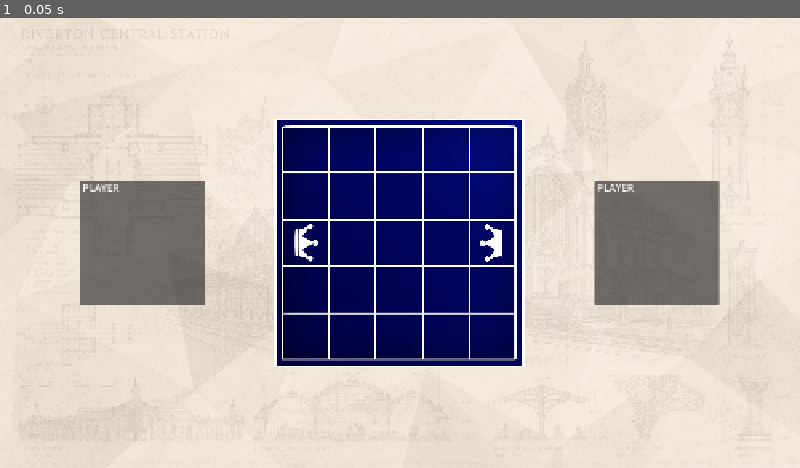
Above: before the commit, frame 1.
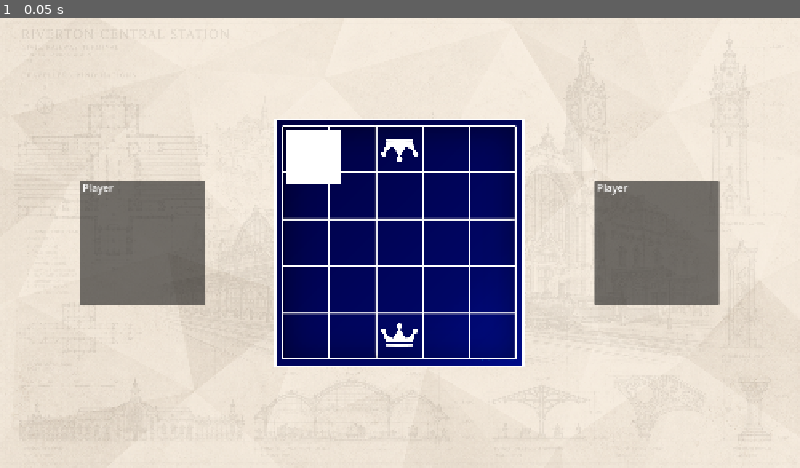
Above: after the commit, the same moment.

Repository: ryanh6/cardChess
Game: Godot game, scene res://scenes/screens/gameScreen.tscn
Two runs of this game, one before a commit and one after it. Both use one fixed random seed, a clock stepped at 60 frames per second and the inputs below. The project has no main scene, so this scene is started directly.
Inputs:
- Up to frame 1 (0.05 s): no input

The runs differ from the first frame. In frame 1, 4.4% of the frame differs, in the area x 11-80%, y 22-78%.
Error before the commit: Invalid assignment of property or key 'texture' with value of type 'Nil' on a base object of type 'null instance'. (res://scripts/interface/playerInterface.gd:…
Error after the commit: Invalid type in function 'connect' in base 'Signal'. Cannot convert argument 1 from Nil to Callable. (res://scripts/interface/cellInterface.gd:19)

Commit message:
Enabled access as unique node option
enabled access as unique node on various nodes in gameboard, player, card and cell to make code run

Diff:
--- /dev/null
+++ b/scenes/components/cardInterface.tscn
@@ -0,0 +1,30 @@
+[gd_scene format=3 uid="uid://bc5bvmcgqp5r5"]
+
+[ext_resource type="Script" uid="uid://bbuf1cl4b61q2" path="res://scripts/interface/cardInterface.gd" id="1_3fec2"]
+
+[node name="CardPanel" type="Button" unique_id=965759258]
+anchors_preset = 15
+anchor_right = 1.0
+anchor_bottom = 1.0
+grow_horizontal = 2
+grow_vertical = 2
+script = ExtResource("1_3fec2")
+
+[node name="CardIcon" type="TextureRect" parent="." unique_id=1366594272]
+unique_name_in_owner = true
+layout_mode = 0
+offset_right = 40.0
+offset_bottom = 40.0
+
+[node name="CardName" type="Label" parent="." unique_id=364786018]
+unique_name_in_owner = true
+layout_mode = 0
+offset_right = 40.0
+offset_bottom = 23.0
+
+[node name="SelectedBorder" type="Panel" parent="." unique_id=554412221]
+unique_name_in_owner = true
+visible = false
+layout_mode = 0
+offset_right = 40.0
+offset_bottom = 40.0
--- a/scenes/components/cellInterface.tscn
+++ b/scenes/components/cellInterface.tscn
@@ -13,16 +13,19 @@
 startingOwnerID = null
 
 [node name="HighlightColor" type="ColorRect" parent="." unique_id=72858949]
+unique_name_in_owner = true
 layout_mode = 0
 offset_right = 40.0
 offset_bottom = 40.0
 
 [node name="ThroneLabel" type="Label" parent="." unique_id=889343168]
+unique_name_in_owner = true
 layout_mode = 0
 offset_right = 40.0
 offset_bottom = 23.0
 
 [node name="PieceInterface" parent="." unique_id=1004829767 instance=ExtResource("1_utne3")]
+unique_name_in_owner = true
 layout_mode = 0
 anchors_preset = 0
 anchor_right = 0.0
--- a/scenes/components/gameBoardInterface.tscn
+++ b/scenes/components/gameBoardInterface.tscn
@@ -12,7 +12,8 @@
 grow_vertical = 2
 script = ExtResource("1_l61cb")
 
-[node name="TextureRect" type="TextureRect" parent="." unique_id=97364680]
+[node name="BoardTexture" type="TextureRect" parent="." unique_id=97364680]
+unique_name_in_owner = true
 layout_mode = 1
 anchors_preset = 15
 anchor_right = 1.0
@@ -24,6 +25,7 @@
 stretch_mode = 5
 
 [node name="CellGrid" type="GridContainer" parent="." unique_id=411142295]
+unique_name_in_owner = true
 layout_mode = 0
 offset_right = 40.0
 offset_bottom = 40.0
--- a/scenes/components/playerInterface.tscn
+++ b/scenes/components/playerInterface.tscn
@@ -17,18 +17,22 @@
 layout_mode = 2
 
 [node name="PlayerIcon" type="TextureRect" parent="Margins/Row" unique_id=54572932]
+unique_name_in_owner = true
 layout_mode = 2
 
 [node name="PlayerInfo" type="VBoxContainer" parent="Margins/Row" unique_id=722835718]
 layout_mode = 2
 
 [node name="PlayerName" type="Label" parent="Margins/Row/PlayerInfo" unique_id=644787706]
+unique_name_in_owner = true
 layout_mode = 2
 text = "PLAYER"
 horizontal_alignment = 1
 
 [node name="ScoreLabel" type="Label" parent="Margins/Row/PlayerInfo" unique_id=1909537317]
+unique_name_in_owner = true
 layout_mode = 2
 
 [node name="TurnLabel" type="Label" parent="Margins/Row/PlayerInfo" unique_id=1917136118]
+unique_name_in_owner = true
 layout_mode = 2
--- /dev/null
+++ b/scripts/interface/cardInterface.gd
@@ -0,0 +1,31 @@
+extends Button
+class_name CardInterface
+
+signal cardSelected(cardType: Card.type)
+
+var cardType: Card.type = Card.type.ROOK
+
+@onready var cardIcon: TextureRect = %CardIcon
+@onready var cardName: Label = %CardName
+@onready var border: Panel = %SelectedBorder
+
+func _ready():
+	pressed.connect(onPressed)
+	refresh()
+
+func setSelected(value: bool):
+	button_pressed = value
+	border.visible = value
+
+func refresh():
+	cardIcon.texture = Card.getIcon(cardType)
+	cardName.text = Card.getName(cardType)
+
+func setCardType(newCardType: Card.type):
+	cardType = newCardType
+
+	if is_node_ready():
+		refresh()
+
+func onPressed():
+	cardSelected.emit(cardType)
--- a/scripts/logic/moveCard.gd
+++ b/scripts/logic/moveCard.gd
@@ -14,8 +14,8 @@
 func _init(newType):
 	cardType = newType;
 
-func getName():
-	match(cardType):
+static func getName(requestedType: type):
+	match(requestedType):
 		type.ROOK:
 			return "Rook"
 		type.BISHOP:
@@ -28,10 +28,10 @@
 			return "JUMPER"
 	return ""
 
-func getIcon():
+static func getIcon(requestedType: type):
 	var asset: Texture2D
 
-	match(cardType):
+	match(requestedType):
 		type.ROOK:
 			asset = preload("res://assets/rookCard.png")
 		type.BISHOP:
@@ -70,7 +70,7 @@
 
 			for locations in adjacent:
 				if gameBoard.pieceAt(gamePiece.piecePosition + locations) != null:
-					directions.append(position * 2)
+					directions.append(locations * 2)
 
 	positions = directionToPosition(gamePiece, directions)
 
Not shown, added: scripts/interface/cardInterface.gd.uid
